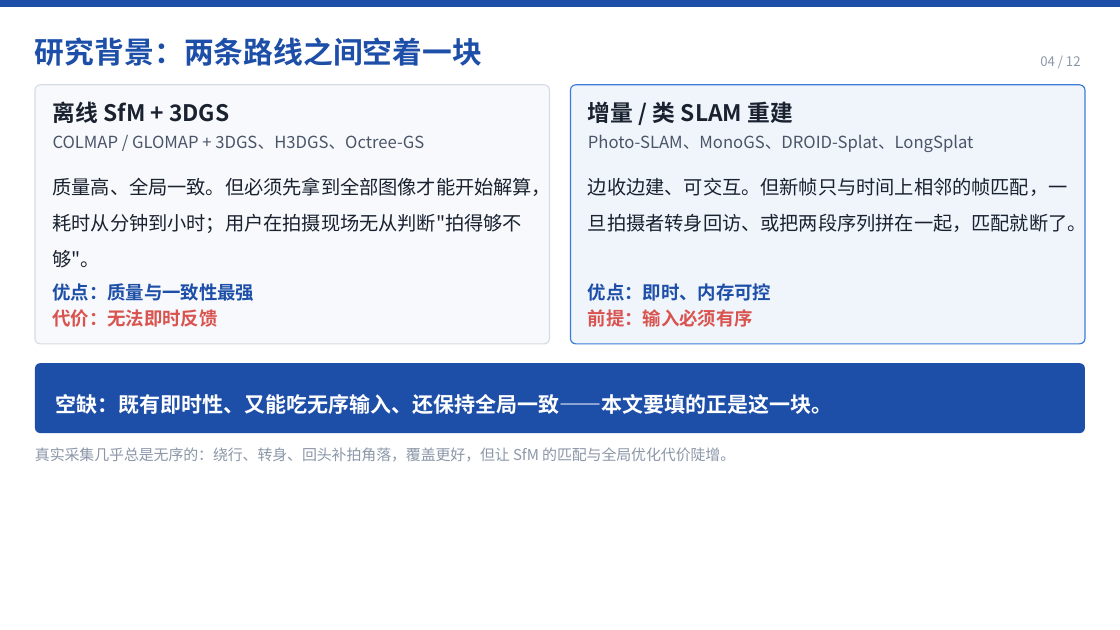
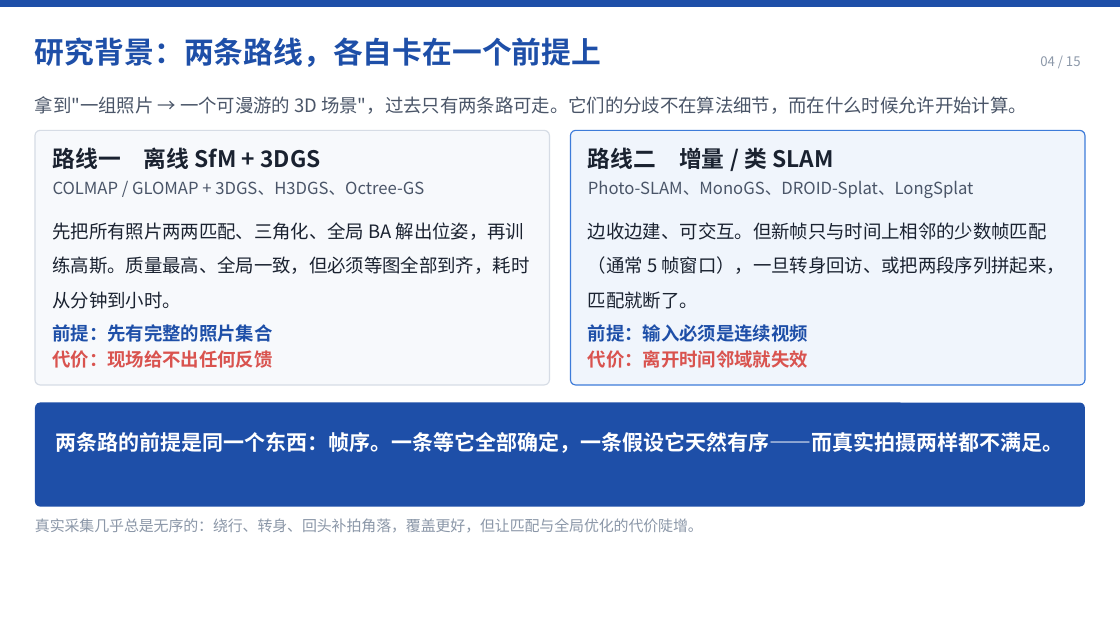
Before and after one commit to LeoZhengWei/ecnu-cs, a slide deck: slide 4 of ecnu-cg/02-PPT/PPT-即时三维高斯泼溅重建.pptx. Drawn at 1120x630 pixels with LibreOffice and Linux fonts; fonts in the diff are those of the drawing. Boxes give left, top, right and bottom in pixels: in the first picture for what was removed or moved away, otherwise in the second. Text is boxed around its words. In the diff, an @@ line names an element or a change of style, - is before the commit and + after.

```diff
--- a/ecnu-cg/02-PPT/PPT-即时三维高斯泼溅重建.pptx
+++ b/ecnu-cg/02-PPT/PPT-即时三维高斯泼溅重建.pptx
@@ text at (35, 37, 601, 67): text changed @@
-研究背景：两条路线之间空着一块
+研究背景：两条路线，各自卡在一个前提上
@@ text at (1040, 56, 1081, 66): text changed @@
-04 / 12
+04 / 15
@@ text added at (35, 96, 1027, 114), 15.8 pt, text #4A5568 @@
+拿到"一组照片 → 一个可漫游的 3D 场景"，过去只有两条路可走。它们的分歧不在算法细节，而在什么时候允许开始计算。
@@ rounded rectangle: place and size @@
-rounded rectangle at (35, 85, 549, 344)
+rounded rectangle at (35, 130, 549, 385)
@@ text at (53, 147, 321, 169): text changed @@
-离线 SfM + 3DGS
+路线一 离线 SfM + 3DGS
@@ rounded rectangle: place and size @@
-rounded rectangle at (571, 85, 1085, 344)
+rounded rectangle at (571, 130, 1085, 385)
@@ text at (588, 147, 833, 169): text changed @@
-增量 / 类 SLAM 重建
+路线二 增量 / 类 SLAM
@@ text "COLMAP / GLOMAP + 3DGS、H3DGS、Octree-GS": place and size @@
-text "COLMAP / GLOMAP + 3DGS、H3DGS、Octree-GS" at (53, 135, 424, 149)
+text "COLMAP / GLOMAP + 3DGS、H3DGS、Octree-GS" at (53, 181, 424, 195)
@@ text "Photo-SLAM、MonoGS、DROID-Splat、LongSplat": place and size @@
-text "Photo-SLAM、MonoGS、DROID-Splat、LongSplat" at (588, 134, 973, 152)
+text "Photo-SLAM、MonoGS、DROID-Splat、LongSplat" at (588, 180, 973, 198)
@@ text at (53, 222, 530, 309): text changed; size 16.5 to 15.8 pt @@
-质量高、全局一致。但必须先拿到全部图像才能开始解算，耗时从分钟到小时；用户在拍摄现场无从判断"拍得够不够"。
+先把所有照片两两匹配、三角化、全局 BA 解出位姿，再训练高斯。质量最高、全局一致，但必须等图全部到齐，耗时从分钟到小时。
@@ text at (588, 222, 1065, 309): text changed; size 16.5 to 15.8 pt @@
-边收边建、可交互。但新帧只与时间上相邻的帧匹配，一旦拍摄者转身回访、或把两段序列拼在一起，匹配就断了。
+边收边建、可交互。但新帧只与时间上相邻的少数帧匹配（通常 5 帧窗口），一旦转身回访、或把两段序列拼起来，匹配就断了。
@@ text removed at (53, 283, 255, 301) @@
-优点：质量与一致性最强
@@ text removed at (588, 283, 771, 301) @@
-优点：即时、内存可控
@@ text added at (53, 324, 273, 342), 15.8 pt, text #1E4FA8, bold @@
+前提：先有完整的照片集合
@@ text at (588, 324, 808, 342): text changed; text colour #D9534F to #1E4FA8 @@
-前提：输入必须有序
+前提：输入必须是连续视频
@@ text at (53, 350, 273, 368): text changed @@
-代价：无法即时反馈
+代价：现场给不出任何反馈
@@ text added at (588, 350, 808, 368), 15.8 pt, text #D9534F, bold @@
+代价：离开时间邻域就失效
@@ proportions changed in 3 elements at (35, 130, 549, 385), (571, 130, 1085, 385), (35, 402, 1086, 507) @@
@@ rounded rectangle: place and size @@
-rounded rectangle at (35, 363, 1086, 433)
+rounded rectangle at (35, 402, 1086, 507)
@@ text removed at (56, 394, 833, 414) @@
-空缺：既有即时性、又能吃无序输入、还保持全局一致——本文要填的正是这一块。
@@ text added at (56, 432, 1064, 453), 18 pt, text #FFFFFF, bold @@
+两条路的前提是同一个东西：帧序。一条等它全部确定，一条假设它天然有序——而真实拍摄两样都不满足。
@@ text at (35, 518, 703, 533): text changed @@
-真实采集几乎总是无序的：绕行、转身、回头补拍角落，覆盖更好，但让 SfM 的匹配与全局优化代价陡增。
+真实采集几乎总是无序的：绕行、转身、回头补拍角落，覆盖更好，但让匹配与全局优化的代价陡增。
```
Also in this commit, not shown: 9 other slides changed, 5 slides added, 2 slides removed, 26 other files.
